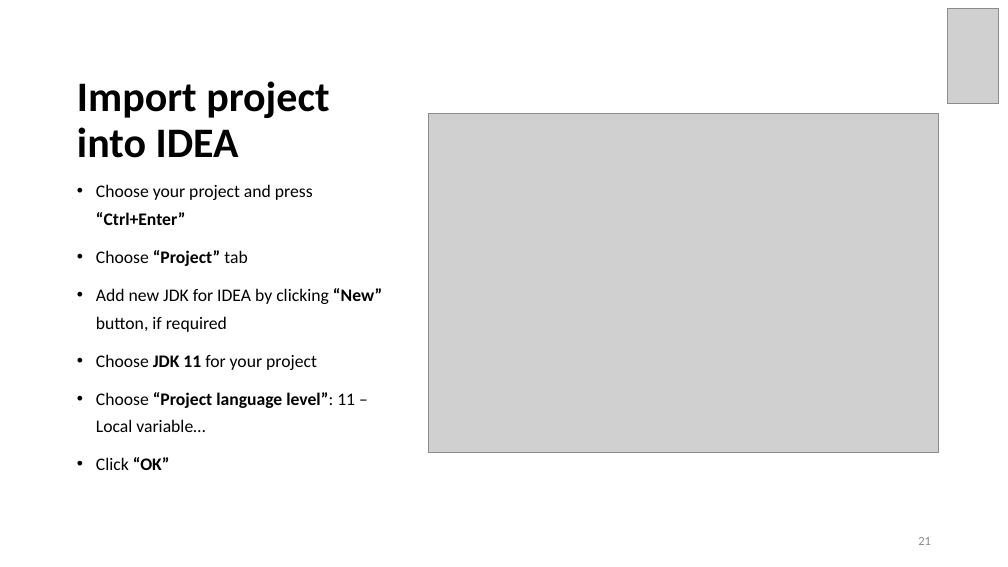
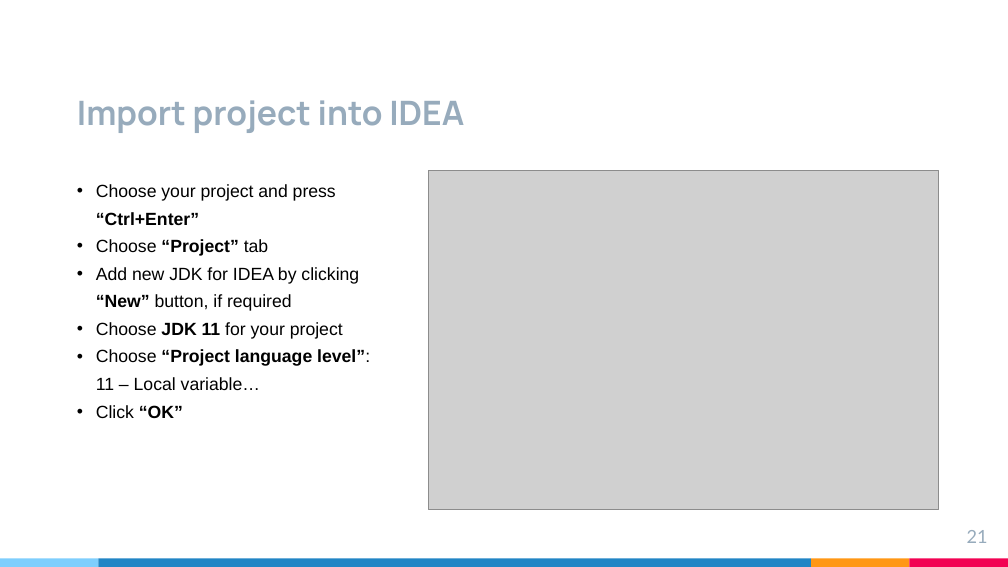
Before and after one commit to brahinets/GeekHub-J4W-9, a slide deck: slide 21 of Lectures/Lesson 01 - Gitlab + Intellij IDEA.pptx. Drawn at 1008x567 pixels with LibreOffice and Linux fonts; fonts in the diff are those of the drawing; grey boxes stand for pictures. Boxes give left, top, right and bottom in pixels: in the first picture for what was removed or moved away, otherwise in the second. Text is boxed around its words. In the diff, an @@ line names an element or a change of style, - is before the commit and + after.

Commit message:
updated presentation styles

```diff
--- a/Lectures/Lesson 01 - Gitlab + Intellij IDEA.pptx
+++ b/Lectures/Lesson 01 - Gitlab + Intellij IDEA.pptx
@@ picture removed at [948, 8, 999, 104] @@
@@ title "Import project into IDEA": place and size @@
-title "Import project into IDEA" at [77, 81, 329, 158]
+title "Import project into IDEA" at [77, 100, 464, 133]
@@ title "Import project into IDEA" at [77, 100, 464, 133]: size 40 to 32 pt, font Calibri to Manrope, text colour #000000 to #97ABBC; line spacing 0.9 to 1 @@
@@ text "Choose your project and press ..." at [96, 184, 370, 418]: font Calibri to Arial; less space between paragraphs @@
@@ picture: place and size @@
-picture at [429, 113, 939, 453]
+picture at [428, 170, 938, 510]
@@ page number: place and size @@
-page number at [918, 537, 931, 545]
+page number at [967, 530, 988, 543]
@@ page number at [967, 530, 988, 543]: size 12 to 17.3 pt, font Calibri to Lato, text colour #8C8C8C to #97ABBC; vertical alignment middle to top @@
@@ rectangle added at [0, 559, 98, 567], fill #7ECEFD @@
@@ rectangle added at [98, 559, 811, 567], fill #2185C5 @@
@@ rectangle added at [811, 559, 910, 567], fill #FF9715 @@
@@ rectangle added at [910, 559, 1008, 567], fill #F20253 @@
```
Also in this commit, not shown: 23 other slides changed, 1 slide added, 1 slide removed.
